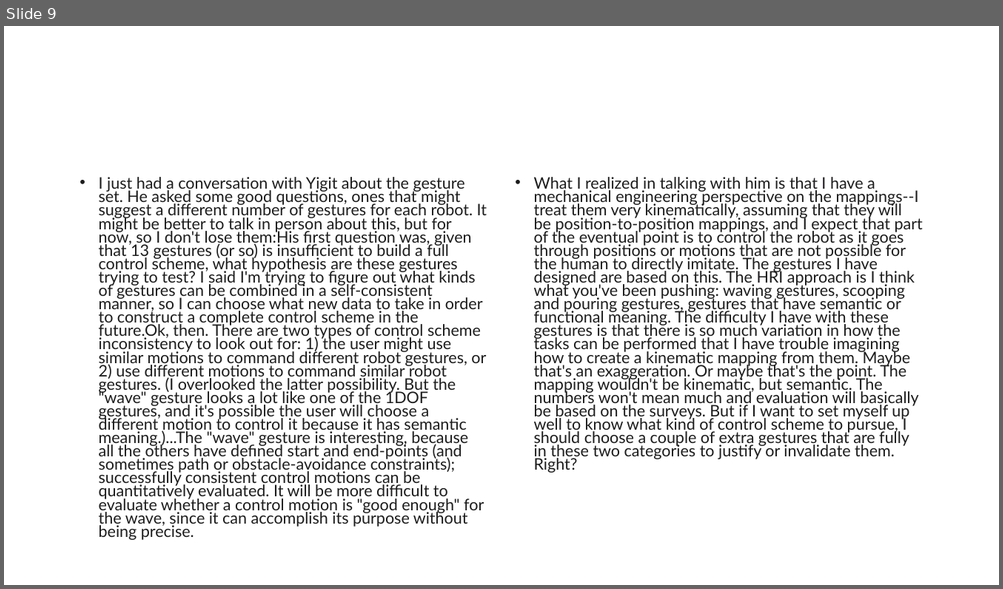
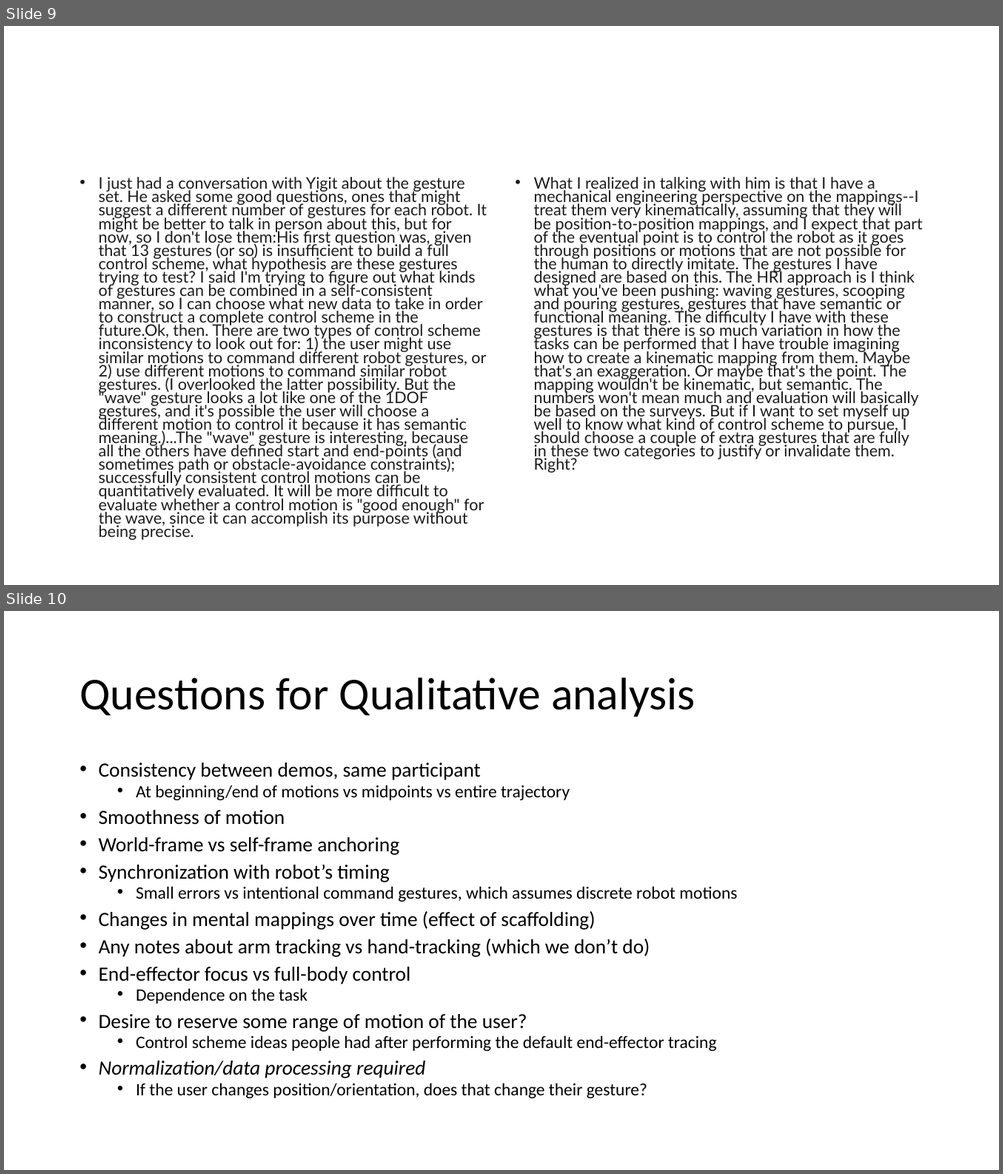
Before and after one commit to JMolnar6/NonAnthroHands_User_Study, a slide deck: Study Files/Gesture Selection for Control Scheme Design.pptm. Shown one above the other, each under a label of ours: slide 9 before the commit, slides 9 and 10 after it. The pictures are 1003x589 and 1003x1174 pixels, drawn with LibreOffice and Linux fonts; fonts in the diff are those of the drawing. Boxes give left, top, right and bottom in pixels: in the first picture for what was removed or moved away, otherwise in the second. Text is boxed around its words. In the diff, an @@ line names an element or a change of style, - is before the commit and + after.

```diff
--- a/Study Files/Gesture Selection for Control Scheme Design.pptm
+++ b/Study Files/Gesture Selection for Control Scheme Design.pptm
@@ slide 10 added at box(4, 611, 999, 1170), background #FFFFFF @@
@@ title added at box(79, 678, 695, 717), 44 pt, text #000000 @@
+Questions for Qualitative analysis
@@ text added at box(99, 763, 737, 1099), 19.6 pt, text #000000 @@
+• Consistency between demos, same participant
+  • At beginning/end of motions vs midpoints vs entire trajectory
+• Smoothness of motion
+• World-frame vs self-frame anchoring
+• Synchronization with robot’s timing
+  • Small errors vs intentional command gestures, which assumes discrete robot motions
+• Changes in mental mappings over time (effect of scaffolding)
+• Any notes about arm tracking vs hand-tracking (which we don’t do)
+• End-effector focus vs full-body control
+  • Dependence on the task
+• Desire to reserve some range of motion of the user?
+  • Control scheme ideas people had after performing the default end-effector tracing
+• Normalization/data processing required
+  • If the user changes position/orientation, does that change their gesture?
```
Also in this commit, not shown: 3 other slides added, 1 other file.
